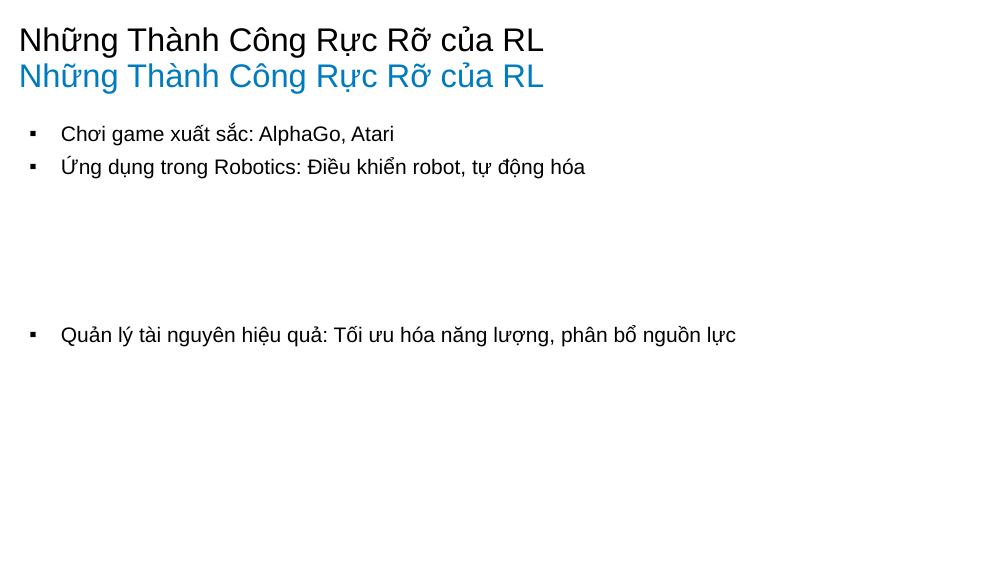
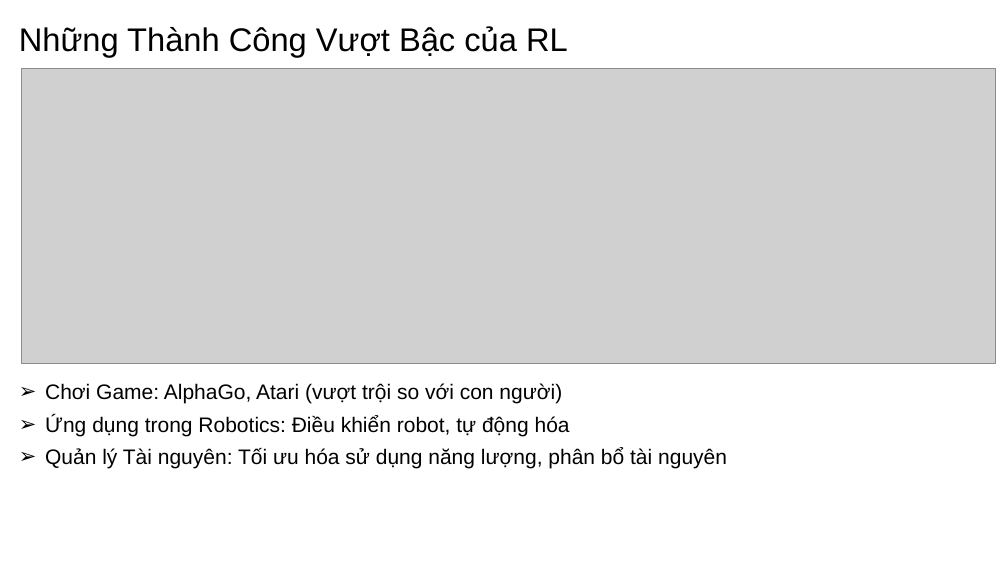
Before and after one commit to vantu-fit/SlideGenX, a slide deck: slide 7 of backend/src/final_slide.pptx. Drawn at 1008x567 pixels with LibreOffice and Linux fonts; fonts in the diff are those of the drawing; grey boxes stand for pictures; background and template pictures are left out. Boxes give left, top, right and bottom in pixels: in the first picture for what was removed or moved away, otherwise in the second. Text is boxed around its words. In the diff, an @@ line names an element or a change of style, - is before the commit and + after.

Commit message:
fix: gen slide miss images

```diff
--- a/backend/src/final_slide.pptx
+++ b/backend/src/final_slide.pptx
@@ text at (19, 26, 568, 57): text changed @@
-Những Thành Công Rực Rỡ của RL
+Những Thành Công Vượt Bậc của RL
@@ title removed at (19, 62, 544, 93) @@
-Những Thành Công Rực Rỡ của RL
@@ picture added at (21, 68, 995, 364) @@
@@ text removed at (61, 125, 585, 179) @@
-▪ Chơi game xuất sắc: AlphaGo, Atari
-▪ Ứng dụng trong Robotics: Điều khiển robot, tự động hóa
@@ text at (45, 383, 727, 469): text changed @@
-▪ Quản lý tài nguyên hiệu quả: Tối ưu hóa năng lượng, phân bổ nguồn lực
+➢ Chơi Game: AlphaGo, Atari (vượt trội so với con người)
+➢ Ứng dụng trong Robotics: Điều khiển robot, tự động hóa
+➢ Quản lý Tài nguyên: Tối ưu hóa sử dụng năng lượng, phân bổ tài nguyên
```
Also in this commit, not shown: 8 other slides changed, 13 slides added, 12 slides removed, 17 other files.
